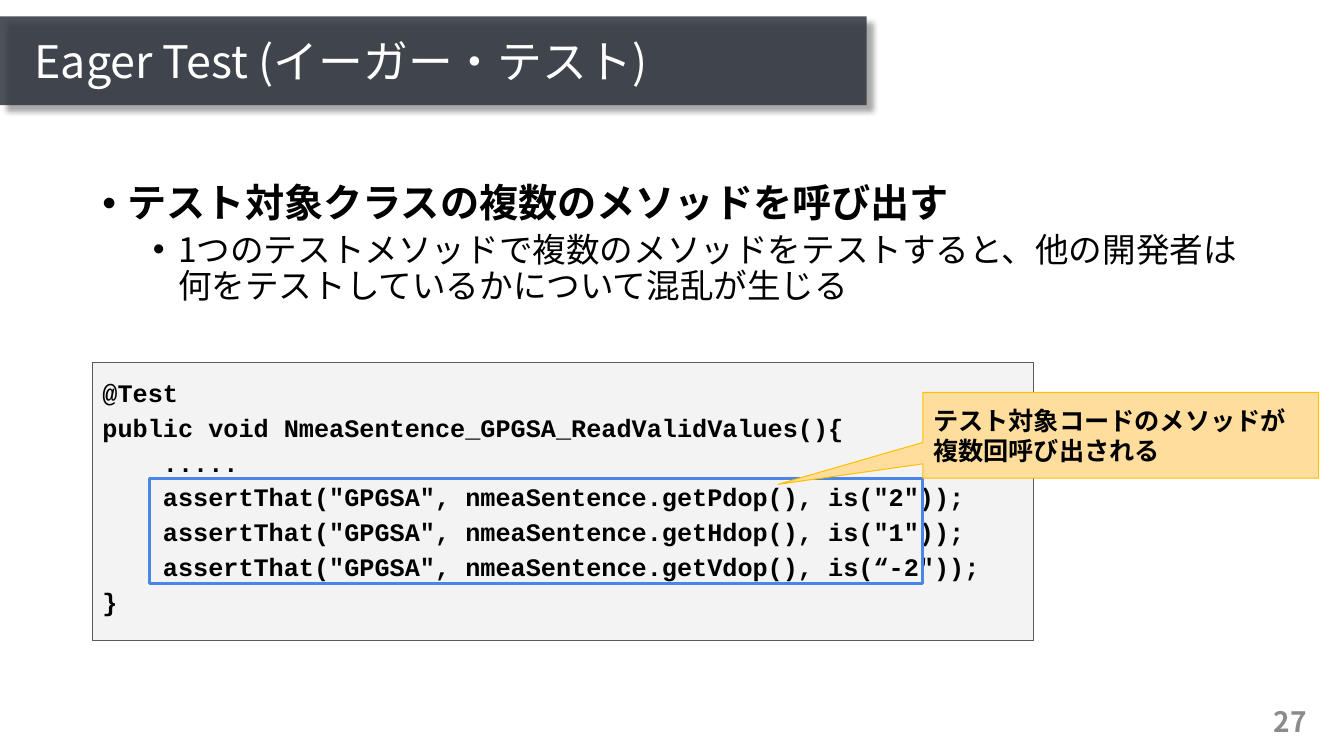
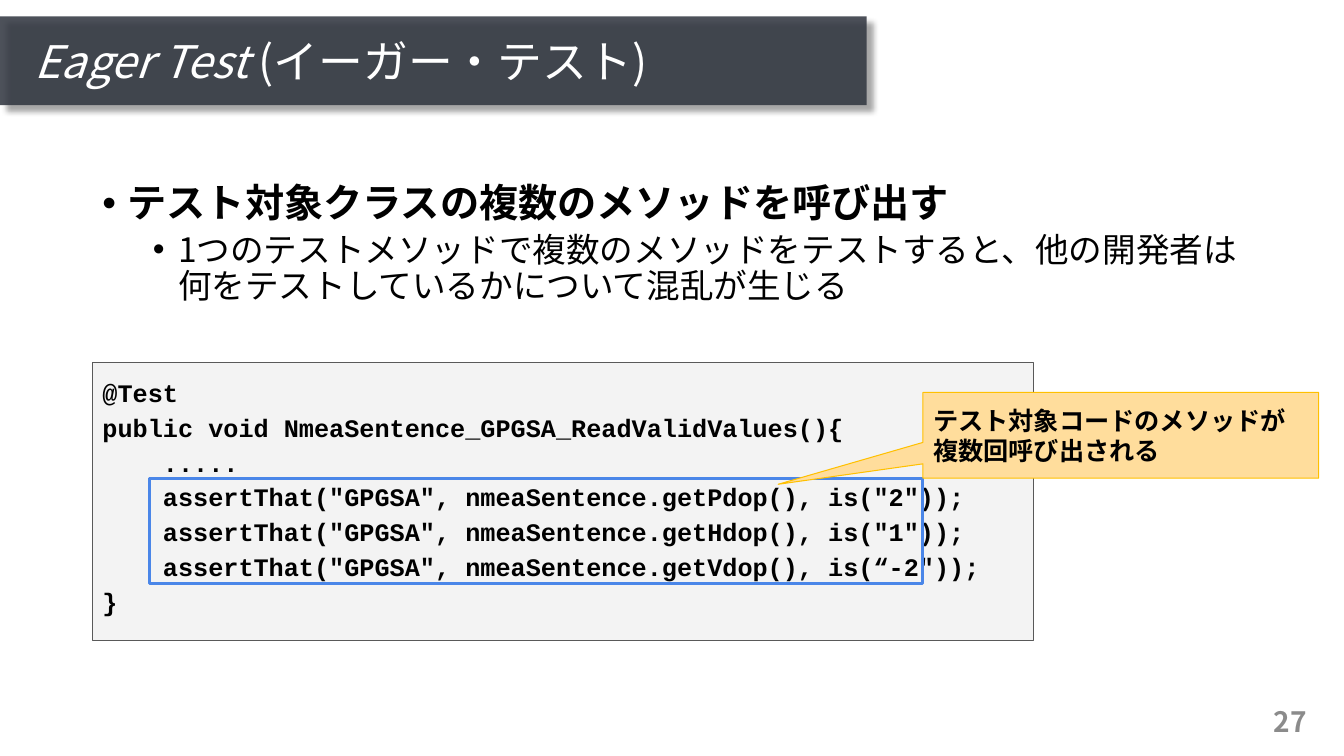
Before and after one commit to ryosuke-ku/mthesis2020-pre, a slide deck: slide 27 of presentation_kurachi.pptx. Drawn at 1344x756 pixels with LibreOffice and Linux fonts; fonts in the diff are those of the drawing. Boxes give left, top, right and bottom in pixels: in the first picture for what was removed or moved away, otherwise in the second. Text is boxed around its words. In the diff, an @@ line names an element or a change of style, - is before the commit and + after.

```diff
--- a/presentation_kurachi.pptx
+++ b/presentation_kurachi.pptx
@@ title "Eager Test (イーガー・テスト)" at [35,41,648,89]: italic on in "Eager Test" @@
```
Also in this commit, not shown: 6 other slides changed, 1 slide added.
